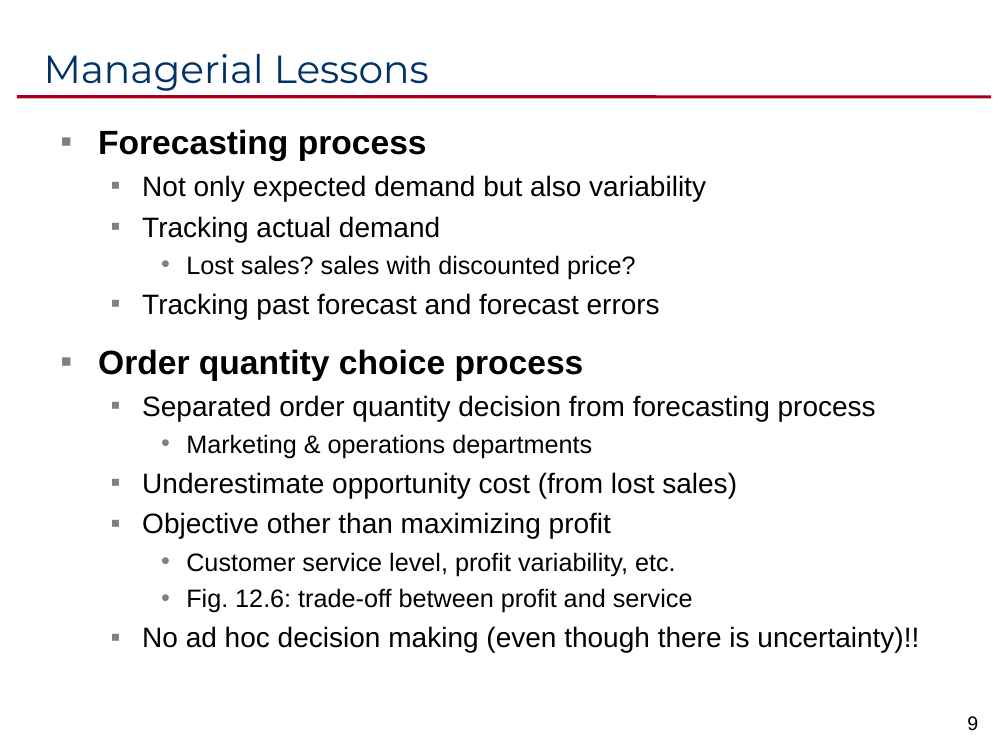
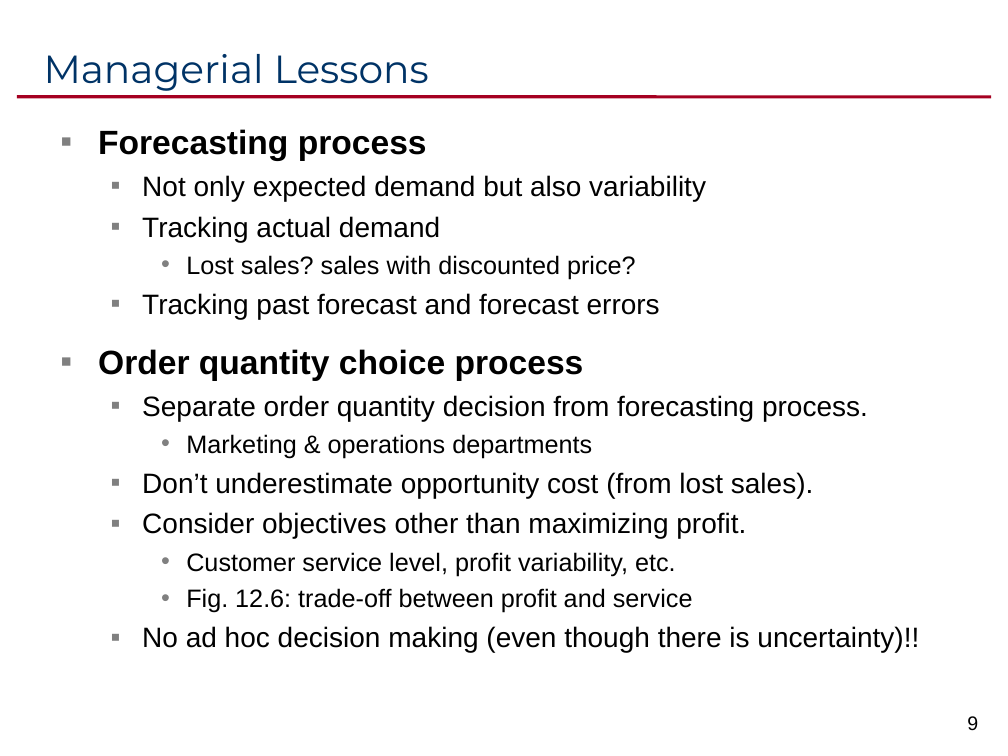
Before and after one commit to ikelab/courses, a slide deck: slide 9 of pm2016/c12.ppt. Drawn at 1008x756 pixels with LibreOffice and Linux fonts; fonts in the diff are those of the drawing. Boxes give left, top, right and bottom in pixels: in the first picture for what was removed or moved away, otherwise in the second. Text is boxed around its words. In the diff, an @@ line names an element or a change of style, - is before the commit and + after.

Commit message:
Ch. 12 revision.

```diff
--- a/pm2016/c12.ppt
+++ b/pm2016/c12.ppt
@@ text at bbox=[142, 395, 868, 421]: text changed @@
-  ▪ Separated order quantity decision from forecasting process
+  ▪ Separate order quantity decision from forecasting process.
@@ text at bbox=[142, 472, 814, 539]: text changed @@
-  ▪ Underestimate opportunity cost (from lost sales)
-  ▪ Objective other than maximizing profit
+  ▪ Don’t underestimate opportunity cost (from lost sales).
+  ▪ Consider objectives other than maximizing profit.
```
Also in this commit, not shown: 4 other slides changed.
